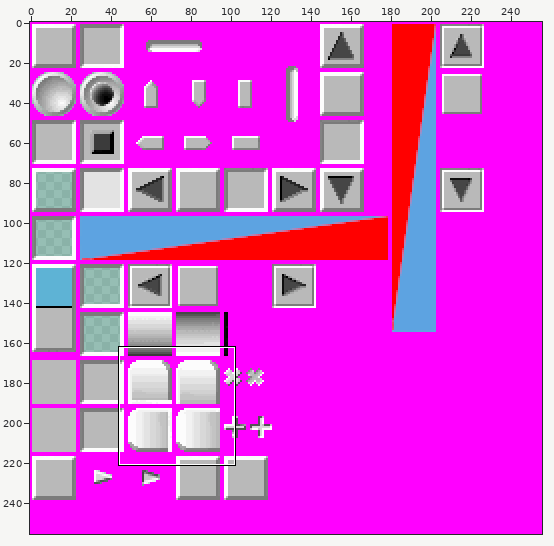
A sprite sheet gets an edit: images/GuiDefaultThemeSlt.png. Above, an overview of the earlier version with the close-up marked.
Close-up. Old version:
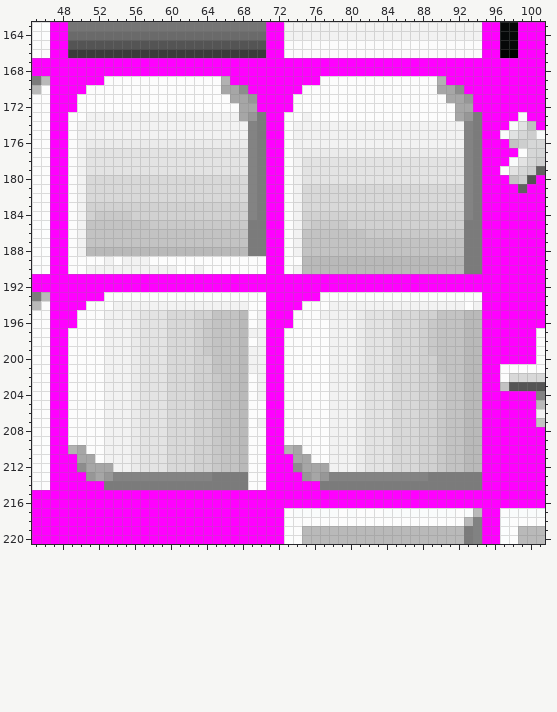
The file is 256x256 pixels. Pixels under 10% opacity are left out. Colours within 5 levels of each other are drawn and written as one. Shown: x 45..101, y 163..220. The commit also changed other parts of the picture, which this record leaves out.
After:
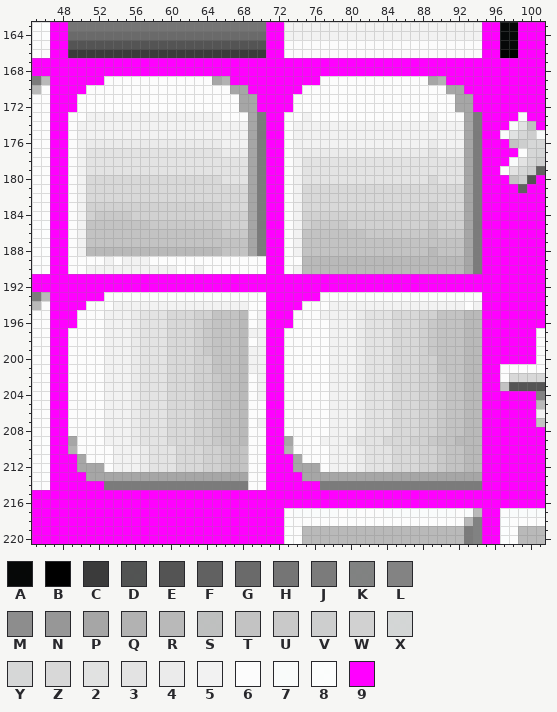
Palette (. is transparent): A #000000f4  B #000000  C #3b3b3b  D #4f4f4ff4  E #545454  F #616161  G #6a6a6a  H #757575  J #7b7b7b  K #808080f6  L #838383  M #8d8d8d  N #979797  P #a6a6a6  Q #b2b2b2  R #b9b9b9  S #c0c0c0f6  T #c3c3c3  U #c9c9c9  V #cfcfcff7  W #d1d1d1  X #d8d8d8ef  Y #d8d8d8f8  Z #d8d8d8  2 #e3e3e3f8  3 #e3e3e3  4 #ebebeb  5 #f2f2f2  6 #fcfcfc  7 #fffffff1  8 #fffffff7  9 #ff00ff
Change:
y 169: x 65 6 -> P; x 89 6 -> P
y 170: x 66 P -> 6; x 68 M -> P; x 90 P -> 6; x 92 M -> P
y 171: x 67 P -> 6; x 69 N -> P; x 91 P -> 6; x 93 N -> P
y 173: x 66..69 55PN -> 666P; x 89 6 -> 5; x 92..93 PN -> 6P
y 174..175: x 69 L -> P; x 93 L -> P
y 176: x 66..69 444L -> 555P; x 89 5 -> 4; x 93 L -> P
y 177: x 66..69 333L -> 444P; x 89 4 -> 3; x 93 L -> P
y 178..179: x 69 L -> P; x 93 L -> P
y 180: x 66..69 ZZZL -> 333P; x 89 3 -> Z; x 93 L -> P
y 181..182: x 69 L -> P; x 93 L -> P
y 183: x 66..69 WWWL -> ZZZP; x 89 Z -> W; x 93 L -> P
y 184: x 69 L -> P; x 93 L -> P
y 185: x 66..69 UUUJ -> WWWP; x 89 W -> U; x 93 J -> P
y 186: x 66..69 TTTJ -> UUUP; x 89 U -> T; x 93 J -> P
y 187: x 69 J -> P; x 93 J -> P
y 188: x 66..69 RRRJ -> TTTP; x 89 T -> R; x 93 J -> P
y 189..190: x 93 J -> P
y 209: x 49 6 -> P; x 73 6 -> P; x 77 6 -> 5; x 80..81 54 -> 43; x 84 3 -> Z; x 87 Z -> W; x 89..90 WU -> UT; x 92 T -> R
y 210: x 50 P -> 6; x 53 5 -> 6; x 56..57 43 -> 54; x 60 Z -> 3; x 63 W -> Z; x 65..66 UT -> WU; x 68 R -> T; x 74 P -> 6
y 211: x 51 P -> 6; x 53 5 -> 6; x 56..57 43 -> 54; x 60 Z -> 3; x 63 W -> Z; x 65..66 UT -> WU; x 68 R -> T; x 75 P -> 6
y 212: x 50 M -> P; x 53 P -> 6; x 56..57 43 -> 54; x 60 Z -> 3; x 63 W -> Z; x 65..66 UT -> WU; x 68 R -> T; x 74 M -> P; x 77 P -> 6
y 213: x 51 N -> P; x 53..68 NLLLLLLLLLLLJJJJ -> PPPPPPPPPPPPPPPP; x 75 N -> P; x 77..94 NLLLLLLLLLLLJJJJJJ -> PPPPPPPPPPPPPPPPPP
Changed places in both close-ups, as pixel boxes (x1, y1, x2, y2):
changed: (212, 76, 257, 256)
changed: (428, 76, 473, 274)
changed: (68, 436, 248, 481)
changed: (284, 436, 482, 481)
